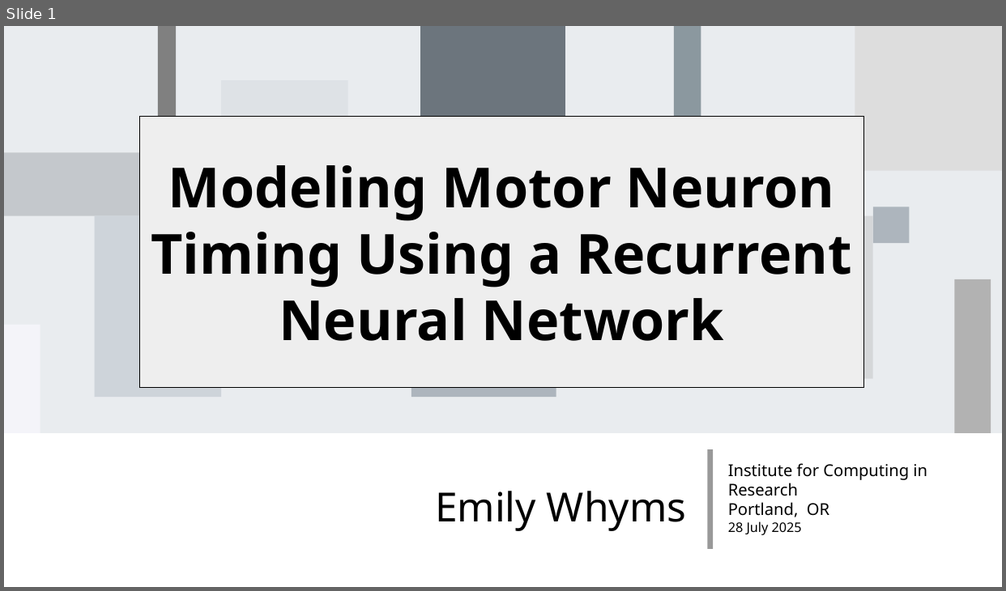
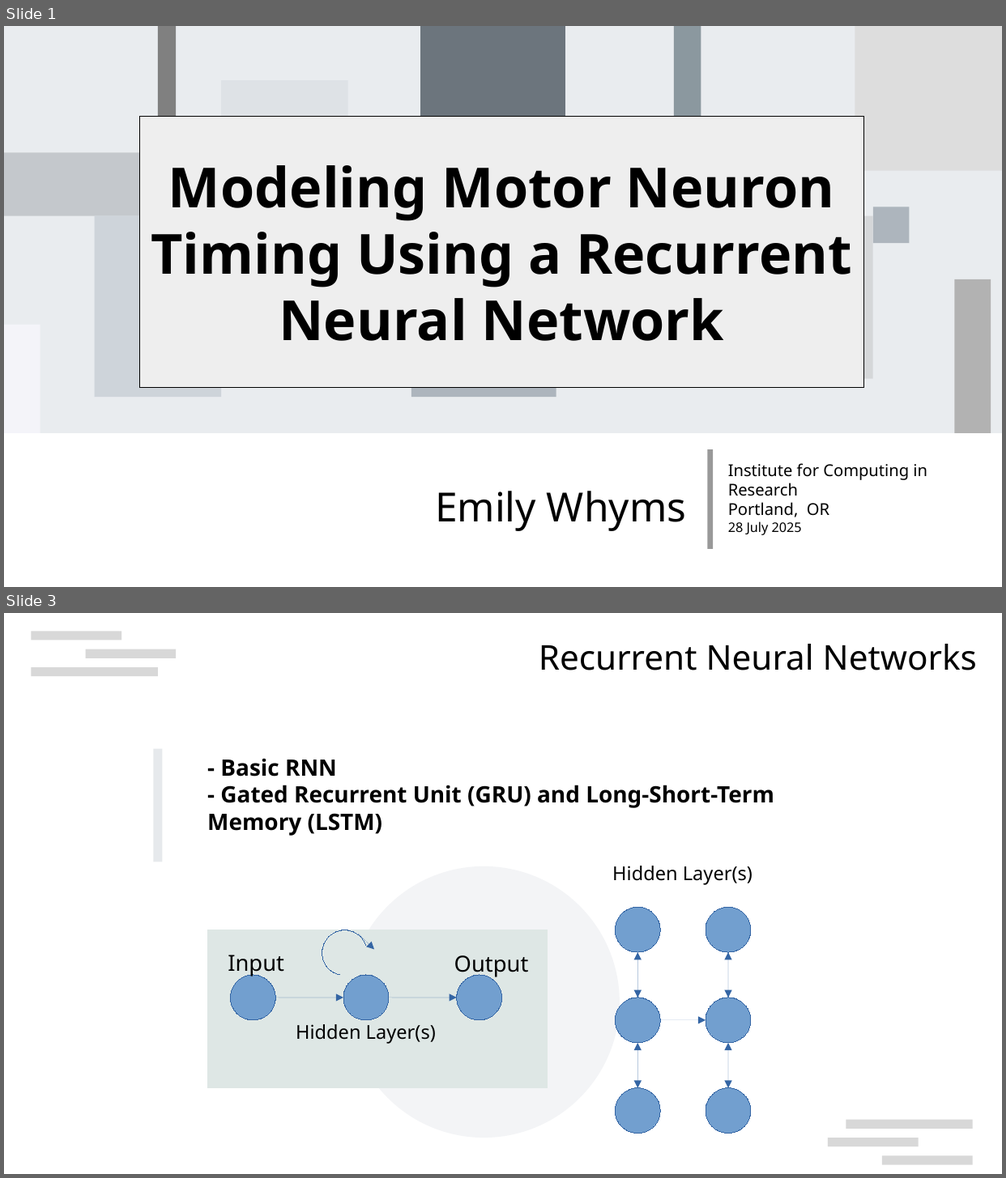
Before and after one commit to ItsAMeMario8/MotorTimingRNN, a slide deck: Modeling_RNN_Motor_Timing.odp. Shown one above the other, each under a label of ours: slide 1 before the commit, slides 1 and 3 after it; the slides between them are not shown. The pictures are 1006x591 and 1006x1178 pixels, drawn with LibreOffice and Linux fonts; fonts in the diff are those of the drawing; background and template pictures are left out. Boxes give left, top, right and bottom in pixels: in the first picture for what was removed or moved away, otherwise in the second. Text is boxed around its words. In the diff, an @@ line names an element or a change of style, - is before the commit and + after.

```diff
--- a/Modeling_RNN_Motor_Timing.odp
+++ b/Modeling_RNN_Motor_Timing.odp
@@ slide 3 added at <box>4,613,1002,1174</box>, background #FFFFFF @@
@@ rectangle added at <box>32,631,121,641</box>, fill #CCCCCC at 75% opacity @@
@@ rectangle added at <box>86,649,176,658</box>, fill #CCCCCC at 75% opacity @@
@@ text added at <box>539,644,977,671</box>, 27.2 pt, text #000000 @@
+Recurrent Neural Networks
@@ rectangle added at <box>32,667,158,676</box>, fill #CCCCCC at 75% opacity @@
@@ rectangle added at <box>153,749,163,862</box>, fill #CED4DA at 50% opacity @@
@@ text added at <box>207,758,774,836</box>, 18 pt, text #000000, bold @@
+- Basic RNN
+- Gated Recurrent Unit (GRU) and Long-Short-Term Memory (LSTM)
@@ ellipse added at <box>348,867,620,1138</box>, fill #8D99AE at 10% opacity @@
@@ text added at <box>612,866,752,885</box>, 15.2 pt, text #000000 @@
+Hidden Layer(s)
@@ ellipse added at <box>616,907,661,952</box>, fill #729FCF, outline #3465A4 0 pt @@
@@ ellipse added at <box>705,907,751,952</box>, fill #729FCF, outline #3465A4 0 pt @@
@@ rectangle added at <box>208,930,548,1088</box>, fill #DEE7E5, outline #DEE7E5 0 pt @@
@@ arc (boxed as its full ellipse) added at <box>322,931,367,976</box>, outline #3465A4 0 pt @@
@@ arrow added from (358, 934) to (374, 950), #3465A4 0 pt @@
@@ double arrow added from (638, 952) to (638, 998), #3465A4 0 pt @@
@@ double arrow added from (728, 952) to (728, 998), #3465A4 0 pt @@
@@ text added at <box>228,955,284,977</box>, 17.6 pt, text #000000 @@
+Input
@@ ellipse added at <box>230,975,275,1020</box>, fill #729FCF, outline #3465A4 0 pt @@
@@ ellipse added at <box>343,975,389,1020</box>, fill #729FCF, outline #3465A4 0 pt @@
@@ text added at <box>454,956,529,977</box>, 17.6 pt, text #000000 @@
+Output
@@ ellipse added at <box>457,975,502,1020</box>, fill #729FCF, outline #3465A4 0 pt @@
@@ arrow added from (275, 998) to (343, 998), #3465A4 0 pt @@
@@ arrow added from (389, 998) to (457, 998), #3465A4 0 pt @@
@@ ellipse added at <box>616,998,661,1043</box>, fill #729FCF, outline #3465A4 0 pt @@
@@ ellipse added at <box>705,998,751,1043</box>, fill #729FCF, outline #3465A4 0 pt @@
@@ text added at <box>296,1024,436,1044</box>, 15.2 pt, text #000000 @@
+Hidden Layer(s)
@@ arrow added from (661, 1020) to (705, 1020), #3465A4 0 pt @@
@@ double arrow added from (638, 1043) to (638, 1088), #3465A4 0 pt @@
@@ double arrow added from (728, 1043) to (728, 1088), #3465A4 0 pt @@
@@ ellipse added at <box>616,1088,661,1134</box>, fill #729FCF, outline #3465A4 0 pt @@
@@ ellipse added at <box>705,1088,751,1134</box>, fill #729FCF, outline #3465A4 0 pt @@
@@ rectangle added at <box>846,1120,973,1129</box>, fill #CCCCCC at 75% opacity @@
@@ rectangle added at <box>828,1138,918,1148</box>, fill #CCCCCC at 75% opacity @@
@@ rectangle added at <box>882,1157,973,1165</box>, fill #CCCCCC at 75% opacity @@
```
Also in this commit, not shown: 6 slides changed, 1 other slide added, 1 slide removed.
